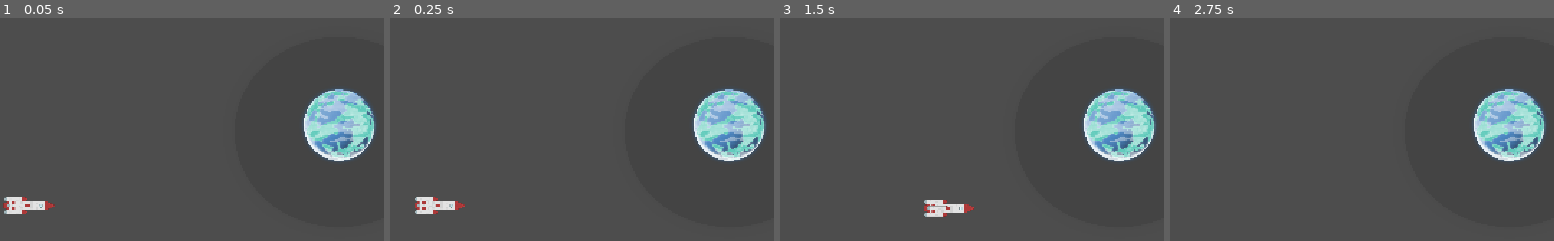
Above: before the commit, frames 1-4 (left to right).
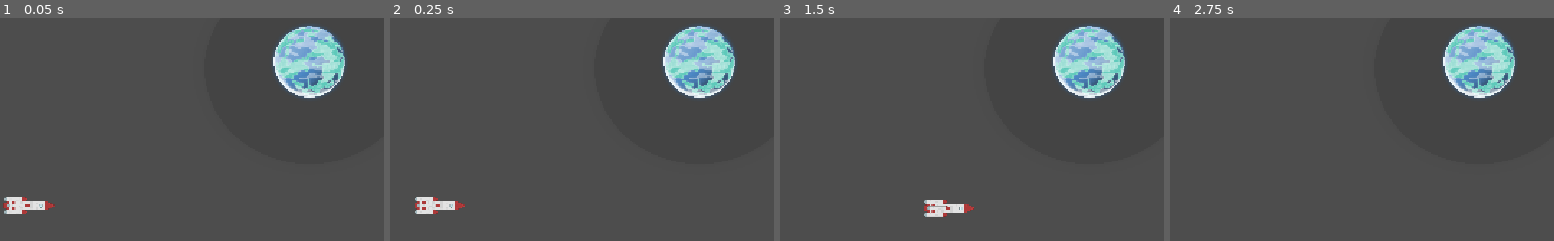
Above: after the commit, the same moments.

Repository: gilad905/space-jam
Game: Godot game, scene res://scenes/main.tscn
Two runs of this game, one before a commit and one after it. Both use one fixed random seed, a clock stepped at 60 frames per second and the inputs below.
Inputs:
- Up to frame 1 (0.05 s): no input
- Up to frame 2 (0.25 s): no input
- Up to frame 3 (1.5 s): hold Right (ui_right) 0.53-1.28 s; hold Down (ui_down) from 1.28 s (still down)
- Up to frame 4 (2.75 s): release Down (ui_down) at 2.03 s; hold Right (ui_right) from 2.03 s (still down)
The pictures show only the part of the screen within x 0-50%, y 11-61%; the shares and areas given below are measured in that part.

The runs differ from the first frame. In frame 1, 9.6% of the frame differs, in the area x 71-98%, y 3-65%; in frame 2, 9.6%; in frame 3, 9.6%; in frame 4, 9.6%.

Commit message:
added gravity variables

Diff:
--- a/src/scenes/main.tscn
+++ b/src/scenes/main.tscn
@@ -37,5 +37,5 @@
 scale = Vector2(0.1, 0.1)
 texture = ExtResource("3_jyhfs")
 
-[node name="BasicPlanet" parent="." unique_id=1889143476 instance=ExtResource("4_jyhfs")]
-position = Vector2(535, 232)
+[node name="Planet" parent="." unique_id=1218271996 instance=ExtResource("4_jyhfs")]
+position = Vector2(492, 141)
--- a/src/scenes/planets/Planet_Basic.tscn
+++ b/src/scenes/planets/Planet_Basic.tscn
@@ -1,5 +1,6 @@
 [gd_scene format=3 uid="uid://3acj8mdq4gr0"]
 
+[ext_resource type="Script" uid="uid://djan4ecmasfhm" path="res://scripts/planet_basic.gd" id="1_5pedd"]
 [ext_resource type="Texture2D" uid="uid://dj5lf7efhjcb6" path="res://assets/planet00.png" id="1_jtm2a"]
 
 [sub_resource type="CircleShape2D" id="CircleShape2D_tn5fw"]
@@ -9,6 +10,8 @@
 radius = 150.0
 
 [node name="Planet" type="Node2D" unique_id=1218271996]
+script = ExtResource("1_5pedd")
+gravity_strength = 80.0
 
 [node name="PlanetSprite2" type="Sprite2D" parent="." unique_id=207603033]
 position = Vector2(1.105, 0)
@@ -29,7 +32,7 @@
 gravity_point_unit_distance = 150.0
 gravity_point_center = Vector2(0, 0)
 gravity_direction = Vector2(0, 0)
-gravity = 600.0
+gravity = 150.0
 
 [node name="GravityCollision" type="CollisionShape2D" parent="GravityArea" unique_id=1579666006]
 position = Vector2(1, 7)
--- /dev/null
+++ b/src/scripts/planet_basic.gd
@@ -0,0 +1,10 @@
+extends Node2D
+
+@export_range(0.0, 5000.0, 10.0)
+var gravity_strength: float = 150.0
+
+@onready var gravity_area: Area2D = $GravityArea
+
+
+func _ready() -> void:
+	gravity_area.gravity = gravity_strength
Not shown, added: src/scripts/planet_basic.gd.uid
